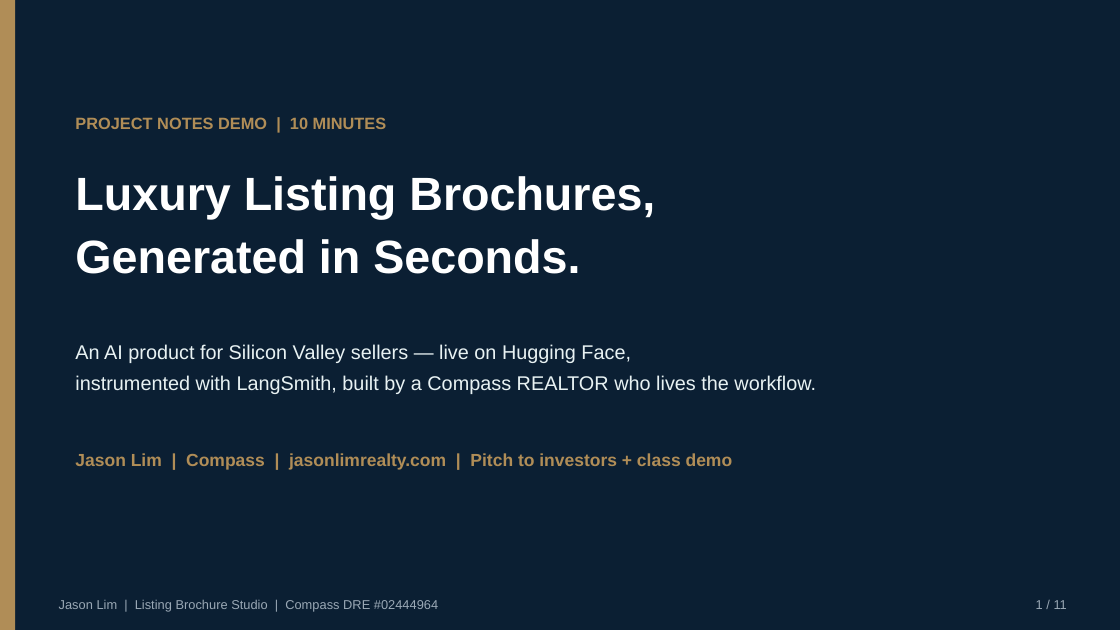
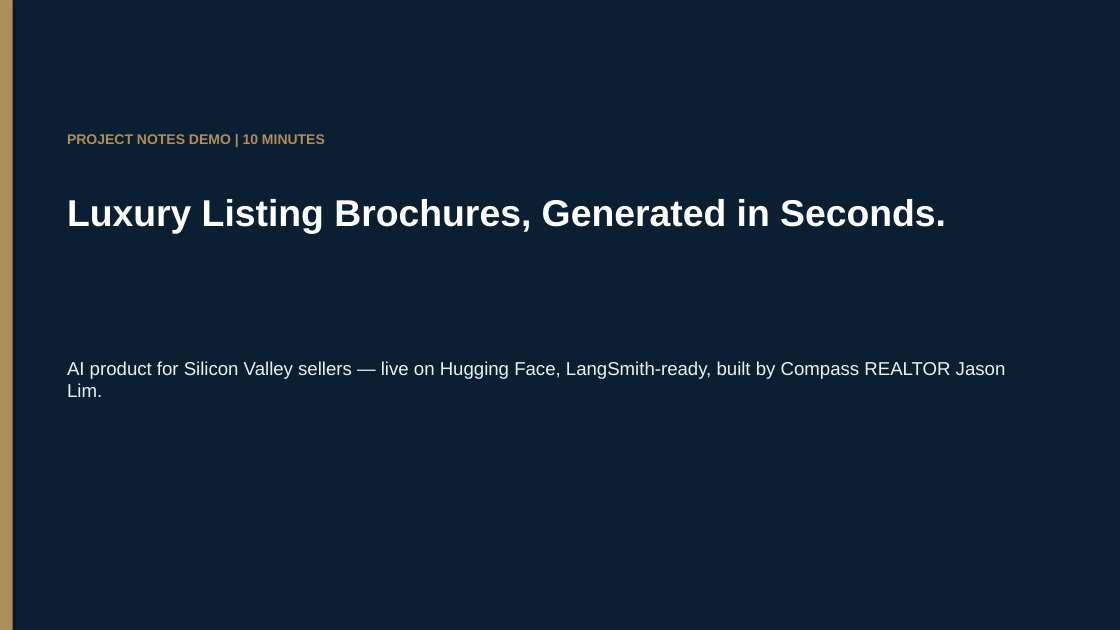
Before and after one commit to jhhlim/LLMFundamentals, a slide deck: slide 1 of Jason_Lim_Project_Notes_Demo_10min_VC_Pitch_Keynote.pptx. Drawn at 1120x630 pixels with LibreOffice and Linux fonts; fonts in the diff are those of the drawing. Boxes give left, top, right and bottom in pixels: in the first picture for what was removed or moved away, otherwise in the second. Text is boxed around its words. In the diff, an @@ line names an element or a change of style, - is before the commit and + after.

```diff
--- a/Jason_Lim_Project_Notes_Demo_10min_VC_Pitch_Keynote.pptx
+++ b/Jason_Lim_Project_Notes_Demo_10min_VC_Pitch_Keynote.pptx
@@ rectangle at (x1=0, y1=0, x2=1120, y2=630): shadow on @@
@@ rectangle at (x1=0, y1=0, x2=13, y2=630): shadow on @@
@@ text "PROJECT NOTES DEMO | 10 ..." moved from (x1=75, y1=117, x2=387, y2=129) to (x1=67, y1=134, x2=325, y2=144) @@
@@ text "PROJECT NOTES DEMO | 10 ..." at (x1=67, y1=134, x2=325, y2=144): size 14 to 12 pt; less space between paragraphs @@
@@ text at (x1=67, y1=199, x2=946, y2=233): text changed; size 40 to 32 pt @@
-Luxury Listing Brochures,
-Generated in Seconds.
+Luxury Listing Brochures, Generated in Seconds.
@@ text at (x1=67, y1=361, x2=1006, y2=397): text changed; size 17 to 16 pt @@
-An AI product for Silicon Valley sellers — live on Hugging Face,
-instrumented with LangSmith, built by a Compass REALTOR who lives the workflow.
+AI product for Silicon Valley sellers — live on Hugging Face, LangSmith-ready, built by Compass REALTOR Jason Lim.
@@ text removed at (x1=75, y1=453, x2=733, y2=470) @@
-Jason Lim | Compass | jasonlimrealty.com | Pitch to investors + class demo
@@ text removed at (x1=59, y1=600, x2=438, y2=612) @@
-Jason Lim | Listing Brochure Studio | Compass DRE #02444964
@@ text removed at (x1=1036, y1=600, x2=1067, y2=609) @@
-1 / 11
```
Also in this commit, not shown: 9 other slides changed, 1 slide added, 1 slide removed, 3 other files.
